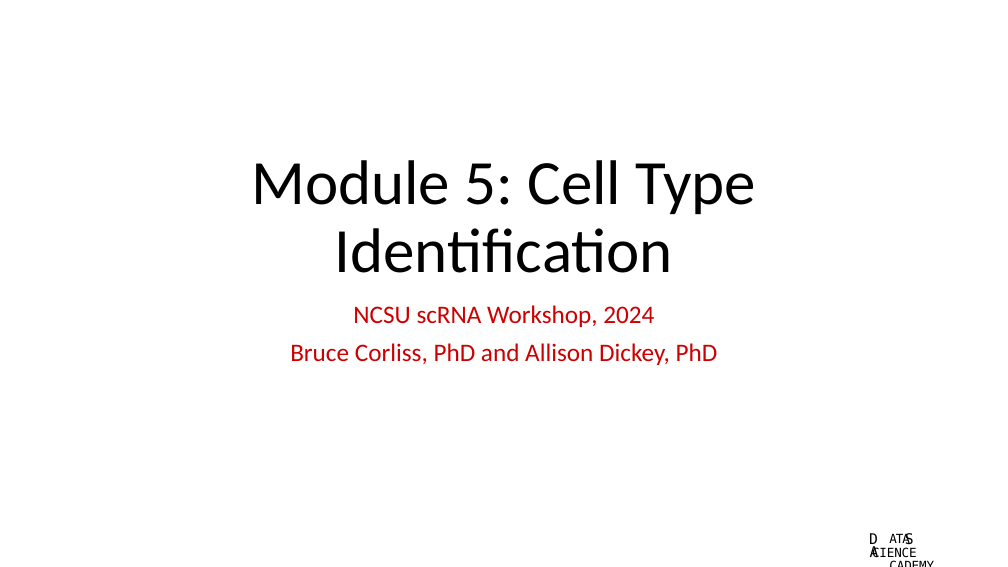
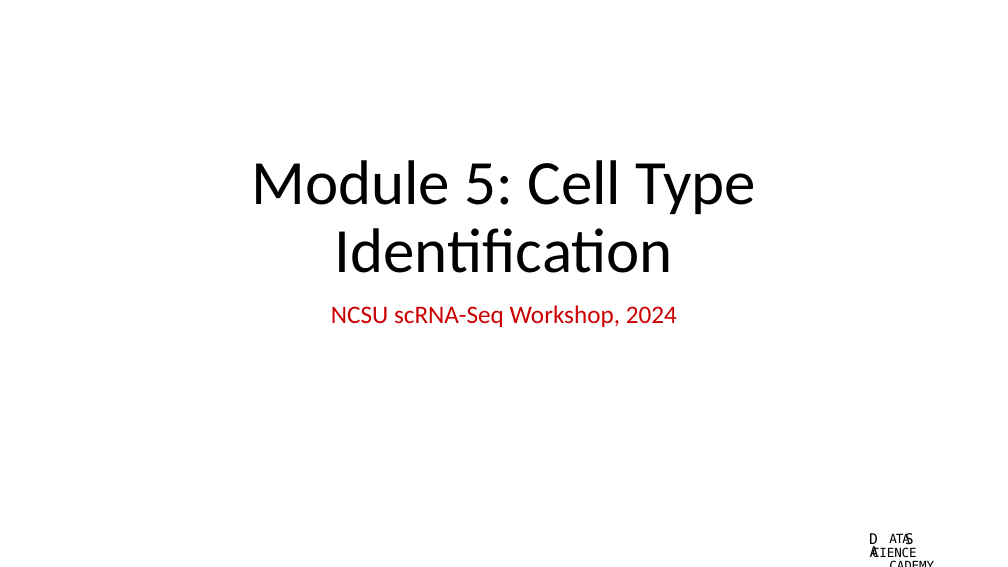
Before and after one commit to bacorli2/scrna_workshop, a slide deck: slide 1 of M4_Seurat_CellType/M4_Seurat_CellType.pptx. Drawn at 1008x567 pixels with LibreOffice and Linux fonts; fonts in the diff are those of the drawing; background and template pictures are left out. Boxes give left, top, right and bottom in pixels: in the first picture for what was removed or moved away, otherwise in the second. Text is boxed around its words. In the diff, an @@ line names an element or a change of style, - is before the commit and + after.

Commit message:
Updates to slides, removed names to all slide decks but first module.

```diff
--- a/M4_Seurat_CellType/M4_Seurat_CellType.pptx
+++ b/M4_Seurat_CellType/M4_Seurat_CellType.pptx
@@ subtitle at [331,305,677,327]: text changed @@
-NCSU scRNA Workshop, 2024
-Bruce Corliss, PhD and Allison Dickey, PhD
+NCSU scRNA-Seq Workshop, 2024
```
Also in this commit, not shown: 4 other files.
